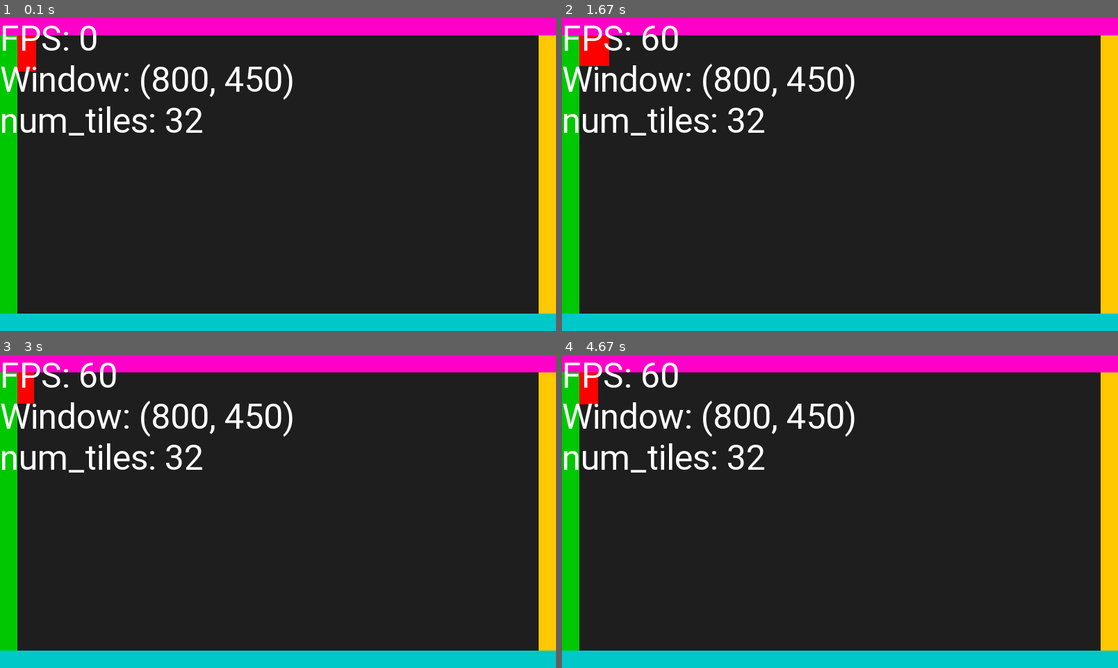
Above: before the commit, frames 1-4 (two rows, left to right).
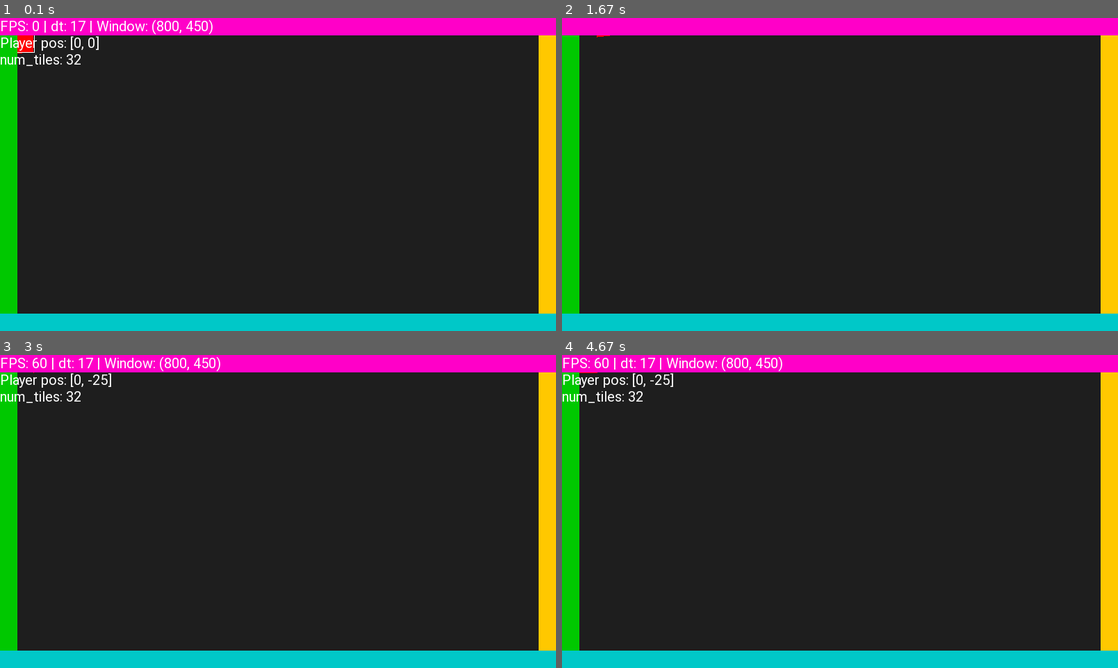
Above: after the commit, the same moments.

Repository: sustainablelab/kurt_pygame_examples
Game: pygame game, started from example2.py
The game is run twice, just before and just after one commit, with the same random seed, the same clock (stepped at 60 frames per second) and the same inputs.
Inputs:
- Up to frame 1 (0.1 s): no input
- Up to frame 2 (1.67 s): hold F2 0.33-0.8 s; hold D 0.33-0.8 s; hold D 0.83-1.3 s; hold W 1.33-1.63 s
- Up to frame 3 (3 s): hold F2 2.17-2.7 s; hold A 2.17-2.7 s; hold A from 2.73 s (still down)
- Up to frame 4 (4.67 s): release A at 3.27 s; hold S 3.3-3.6 s; hold A 3.63-4.03 s; hold W 4.07-4.43 s; hold D from 4.47 s (still down)

The runs differ from the first frame. In frame 1, 3.7% of the frame differs, in the area x 0-53%, y 0-38%; in frame 2, 3.4%; in frame 3, 3.9%; in frame 4, 3.9%.

Commit message:
Make player class

Diff:
--- a/example2.py
+++ b/example2.py
@@ -9,6 +9,7 @@
 [x] set up logging
 [x] draw walls
 [ ] collide with the walls
+[x] make a Player class: track position in a debug rect, but draw as a wiggling polygon rect
 """
 
 from pathlib import Path
@@ -38,8 +39,8 @@
     pygame.quit()
 
 class Text:
-    def __init__(self) -> None:
-        self.font = pygame.font.SysFont("RobotoMono", 50)
+    def __init__(self, size:int) -> None:
+        self.font = pygame.font.SysFont("RobotoMono", size)
         self.pos = (0,0)
         self.msg = ""
 
@@ -54,50 +55,111 @@
             surf.blit(text_surf, (self.pos[0],self.pos[1] + i*line_space))
 
 class TextHud(Text):
-    def __init__(self, game) -> None:
-        super().__init__()
+    def __init__(self, game, size:int=15) -> None:
+        super().__init__(size)
         self.game = game
         self.msg += f"FPS: {self.game.clock.get_fps():0.0f}"
-        self.msg += f"\nWindow: {self.game.os_window.get_size()}"
+        self.msg += f" | dt: {self.game.dt}"
+        self.msg += f" | Window: {self.game.os_window.get_size()}"
+
+class Player:
+    def __init__(self, game):
+        self.game = game
+        self.pos = [0,0]                                # Initial position (topleft of self.debug_rect) on the screen
+        self.old_pos = (0,0)                            # Track player's previous position
+        # self.size = (50,80)                             # Player initial w,h
+        self.size = (self.game.tile_size*2,self.game.tile_size*2) # Player initial w,h
+        self.debug_rect = Rect(self.pos, self.size)     # White outline, updated in 'animate()'
+        self._reset_art()                               # Set art polygon points equal to debug_rect
+        self.dt = 0                                     # Track how much time has elapsed for animations
+        self.period = 50                               # ms: Update animation each period
+        self.wiggle = 3                                 # Animation wiggles each vertex +/- self.wiggle pixels
+
+    def _reset_art(self) -> None:
+        self.art = [list(self.debug_rect.topleft),
+                    list(self.debug_rect.topright),
+                    list(self.debug_rect.bottomright),
+                    list(self.debug_rect.bottomleft)]
+
+    def animate(self) -> None:
+        if self.game.text_hud:
+            self.game.text_hud.msg += f"\nPlayer pos: {self.pos}"
+
+        # Update position
+        self.debug_rect = Rect(self.pos, self.size)     # Update the debug rect (white outline)
+        def update_art_position():
+            offset = (self.pos[0] - self.old_pos[0], self.pos[1] - self.old_pos[1])
+            self.old_pos = (self.pos[0], self.pos[1])   # Update old_pos to latest position
+            self.art[0][0] += offset[0]
+            self.art[1][0] += offset[0]
+            self.art[2][0] += offset[0]
+            self.art[3][0] += offset[0]
+            self.art[0][1] += offset[1]
+            self.art[1][1] += offset[1]
+            self.art[2][1] += offset[1]
+            self.art[3][1] += offset[1]
+        update_art_position()                           # Update the polygon (red filled)
+
+        # Animate the polygon
+        self.dt += self.game.dt                         # Add elapsed time
+        if self.dt >= self.period:                      # Check if it's time to update the animation
+            self.dt = 0                                 # Reset the elapsed time
+            self._reset_art()                           # Reset all vertices to match the debug_rect
+            w = self.wiggle                             # Wiggle amount
+            self.art[0][0] += random.uniform(-w,w)
+            self.art[0][1] += random.uniform(-w,w)
+            self.art[1][0] += random.uniform(-w,w)
+            self.art[1][1] += random.uniform(-w,w)
+            self.art[2][0] += random.uniform(-w,w)
+            self.art[2][1] += random.uniform(-w,w)
+            self.art[3][0] += random.uniform(-w,w)
+            self.art[3][1] += random.uniform(-w,w)
 
 class Game:
     def __init__(self):
         pygame.init()
         pygame.font.init()
         self.os_window = pygame.display.set_mode((16*50,9*50), flags=pygame.RESIZABLE)
-        pygame.display.set_caption("bob")
-
+        pygame.display.set_caption("Collisions")
         self.clock = pygame.time.Clock()
+        self.dt = 0
+        self.tile_size = 25
+        self.player = Player(self)
+        self.debug = True
 
     def run(self):
-        self.pos = [0,0]
         while True: self.game_loop()
 
     def KEYDOWN(self, event):
         match event.key:
             case pygame.K_q: sys.exit()
             case pygame.K_w:
-                self.pos[1] -= 10
+                self.player.pos[1] -= self.tile_size
             case pygame.K_a:
-                self.pos[0] -= 10
+                self.player.pos[0] -= self.tile_size
             case pygame.K_s:
-                self.pos[1] += 10
+                self.player.pos[1] += self.tile_size
             case pygame.K_d:
-                self.pos[0] += 10
+                self.player.pos[0] += self.tile_size
+            case pygame.K_F2:
+                self.debug = not self.debug
 
 
     def game_loop(self):
-        self.text_hud = TextHud(self)
+        self.handle_events()
+        self.text_hud = TextHud(self, size=20) if self.debug else None
         self.player_update()
-        self.handle_events()
         self.render()
         self.clock.tick(60)
+        self.dt = self.clock.get_time()
 
     def render(self):
         self.os_window.fill(Color(30,30,30)) # Erases window
-        pygame.draw.rect(self.os_window, Color(255,0,0), self.rect) # Draw player
+        pygame.draw.polygon(self.os_window, Color(255,0,0), self.player.art) # Draw player
+        if self.debug:
+            pygame.draw.rect(self.os_window, Color(255,255,255), self.player.debug_rect, width=1) # Draw player
         self.draw_walls()
-        self.text_hud.render(self.os_window, Color(255,255,255))
+        if self.debug: self.text_hud.render(self.os_window, Color(255,255,255))
         pygame.display.update() # Final render
 
     def draw_vertical(self, color:Color, tile_size, x) -> None:
@@ -121,11 +183,12 @@
             n += 1
         for tile in tiles:
             pygame.draw.rect(self.os_window, color, tile)
-        if use_hud: self.text_hud.msg += f"\nnum_tiles: {num_tiles}"
+        if use_hud:
+            if self.debug: self.text_hud.msg += f"\nnum_tiles: {num_tiles}"
 
     def draw_walls(self):
         # Draw East Wall
-        tile_size = 25
+        tile_size = self.tile_size
         window_width = self.os_window.get_size()[0]
         window_height = self.os_window.get_size()[1]
         self.draw_vertical(Color(255,200,0), tile_size, x=window_width - tile_size) # East wall
@@ -141,9 +204,7 @@
 
 
     def player_update(self) -> None:
-        rx = random.uniform(-5,5)
-        ry = random.uniform(-5,5)
-        self.rect = Rect( (self.pos[0]-rx/2, self.pos[1]-ry/2), (50 + rx,80 + ry))
+        self.player.animate()
 
 
 if __name__ == '__main__':
